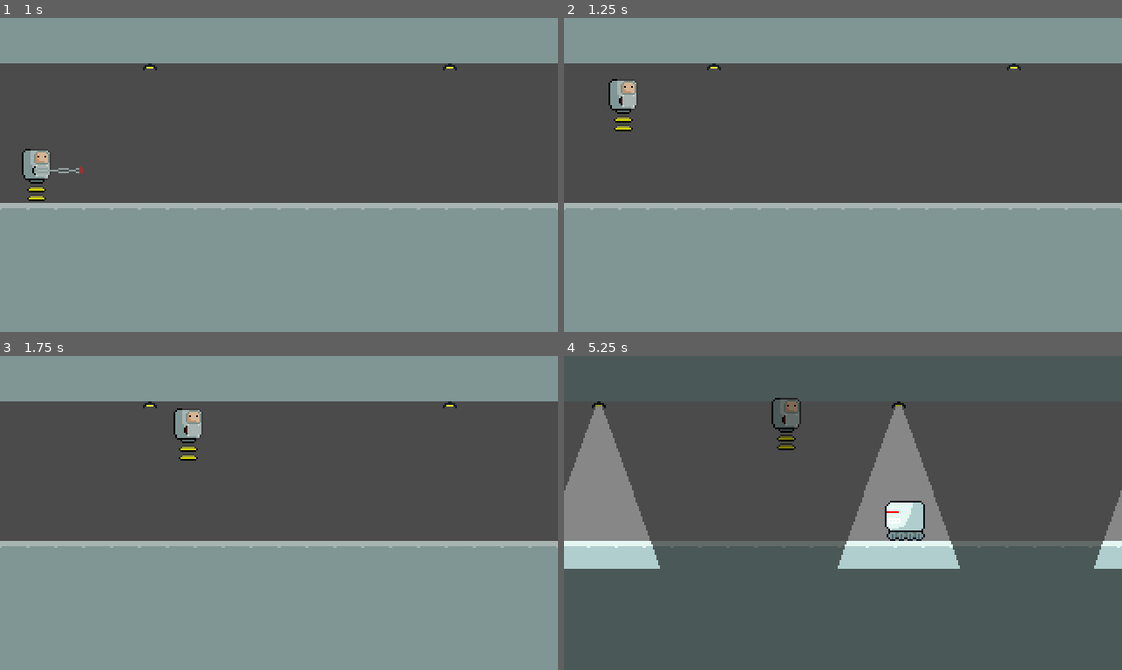
Above: before the commit, frames 1-4 (two rows, left to right).
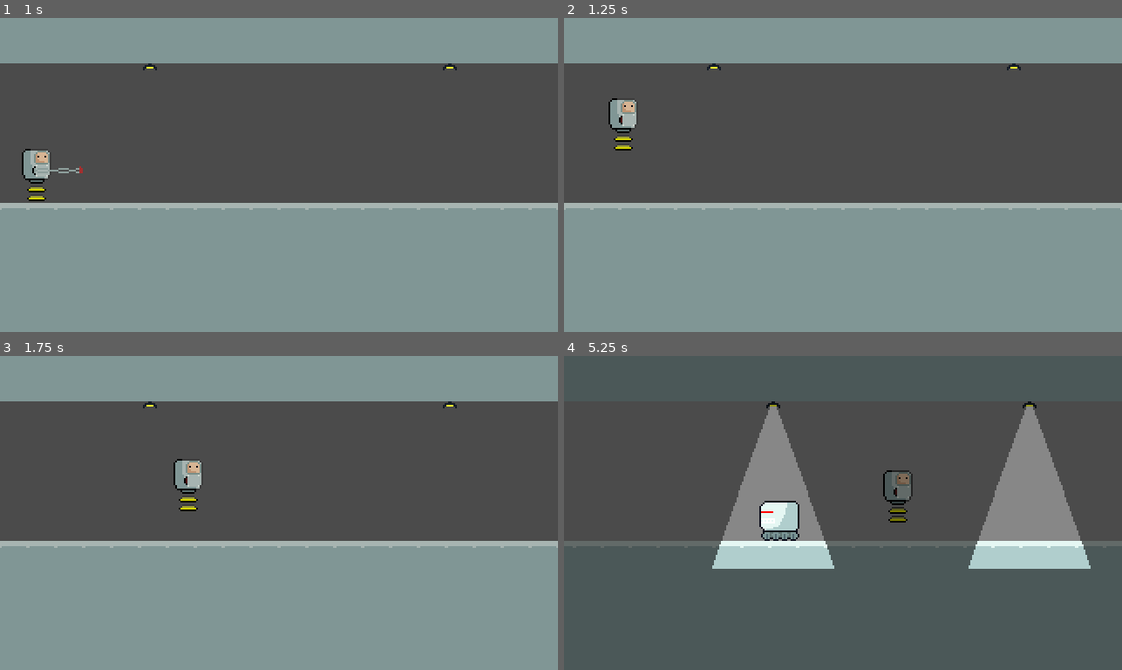
Above: after the commit, the same moments.

Repository: bruhrator420/MAD-Game-Jam-Project
Game: Godot game, scene res://Scenes/1.tscn
Same seed, same stepped clock (60 frames per second), same inputs: the game is played once before the commit and once after it. The project has no main scene, so this scene is started directly.
Inputs:
- Up to frame 1 (1 s): tap Enter at 0.5 s; hold Right (ui_right) from 0.53 s (still down); tap X (attack) at 0.6 s; tap Space (jump) at 0.77, 0.8 s
- Up to frame 2 (1.25 s): keep holding Right (ui_right); tap Space (jump) at 1.07 s
- Up to frame 3 (1.75 s): keep holding Right (ui_right); tap Space (jump) at 1.35, 1.52 s; tap X (attack) at 1.55 s
- Up to frame 4 (5.25 s): tap Space (jump) at 1.82, 2.3, 3.02, 3.32, 3.77, 3.8, 4.07, 4.52, 4.82, 5.1 s; release Right (ui_right) at 2.03 s; hold Left (ui_left) 2.03-2.78 s; tap X (attack) at 2.1, 3.05, 4.35 s; hold Right (ui_right) 2.78-4.28 s; tap Z (night) at 2.85 s; tap E (use) at 3.6 s; hold Left (ui_left) 4.28-5.03 s; hold Right (ui_right) from 5.03 s (still down)

Frame 1 is identical in both runs. In frame 2, 0.8% of the frame differs, in the area x 7-13%, y 19-43%; in frame 3, 1.2%; in frame 4, 25%, in the area x 0-100%, y 13-68%.

Commit message:
Fix incorrect player jump conditions

Diff:
--- a/Project/Scripts/Player.gd
+++ b/Project/Scripts/Player.gd
@@ -18,7 +18,6 @@
 	var kick = Input.is_action_just_pressed("attack")
 	var x_input = Input.get_axis("ui_left", "ui_right")
 	var use = Input.is_action_just_pressed("use")
-	var jump = Input.is_action_just_pressed("jump")
 
 	var is_on_floor = is_on_floor()
 	if sprite.animation != "attack":
@@ -27,15 +26,18 @@
 			melee.monitoring = true
 			sprite.connect("animation_finished", self, "on_attack_animation_finished", [], CONNECT_ONESHOT)
 		else:
-			if jump:
-				if is_on_floor:
-					motion.y = - JUMP_FORCE
-				else:
-					motion.y = - JUMP_FORCE / 2
+
+			if is_on_floor and Input.is_action_just_pressed("jump"):
+				motion.y = - JUMP_FORCE
+			elif Input.is_action_just_released("jump") and motion.y < - JUMP_FORCE / 2:
+				print(Input.is_action_just_released("jump") and motion.y < -JUMP_FORCE / 2)
+				motion.y = - JUMP_FORCE / 2
+
 			if use:
 				var use_areas = $"Use".get_overlapping_areas()
 				if not use_areas.empty():
 					use_areas[0].use()
+
 			if x_input:
 				motion.x = move_toward(motion.x, x_input * MAX_SPEED, ACCELERATION * delta)
 				sprite.flip_h = x_input < 0
@@ -46,6 +48,7 @@
 			else:
 				sprite.play("default")
 				motion.x = lerp(motion.x, 0, FRICTION if is_on_floor() else AIR_RESISTANCE)
+
 	else:
 		motion.x = lerp(motion.x, 0, FRICTION if is_on_floor() else AIR_RESISTANCE)
 
